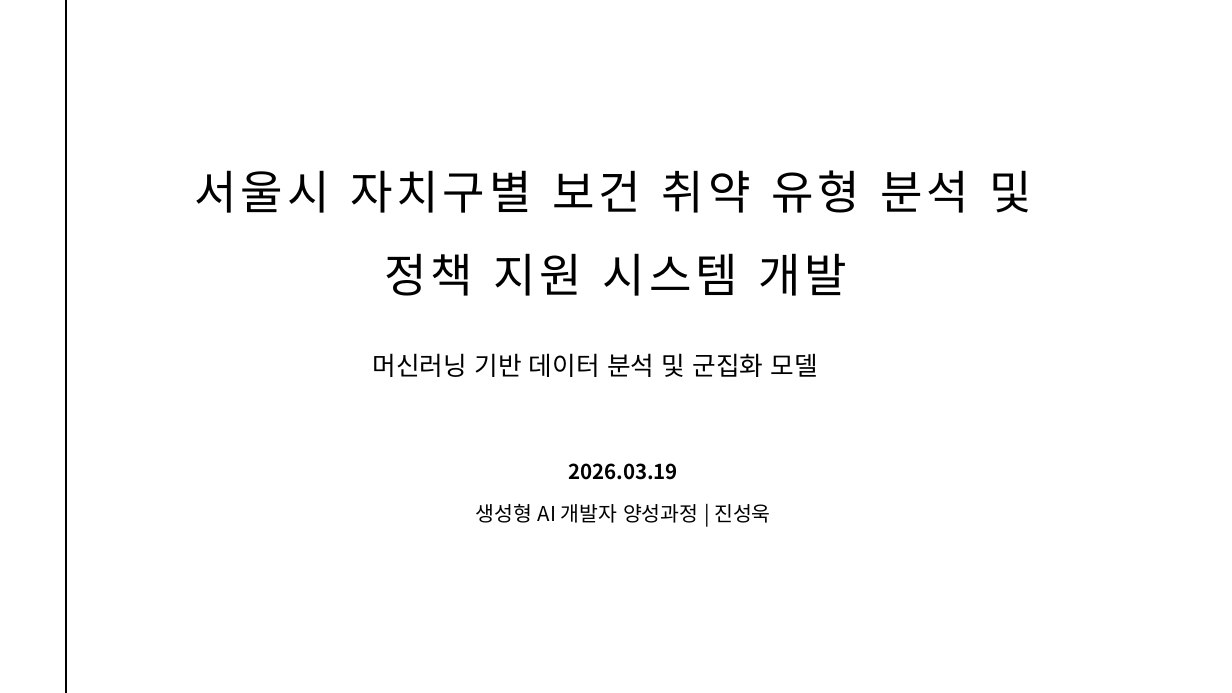
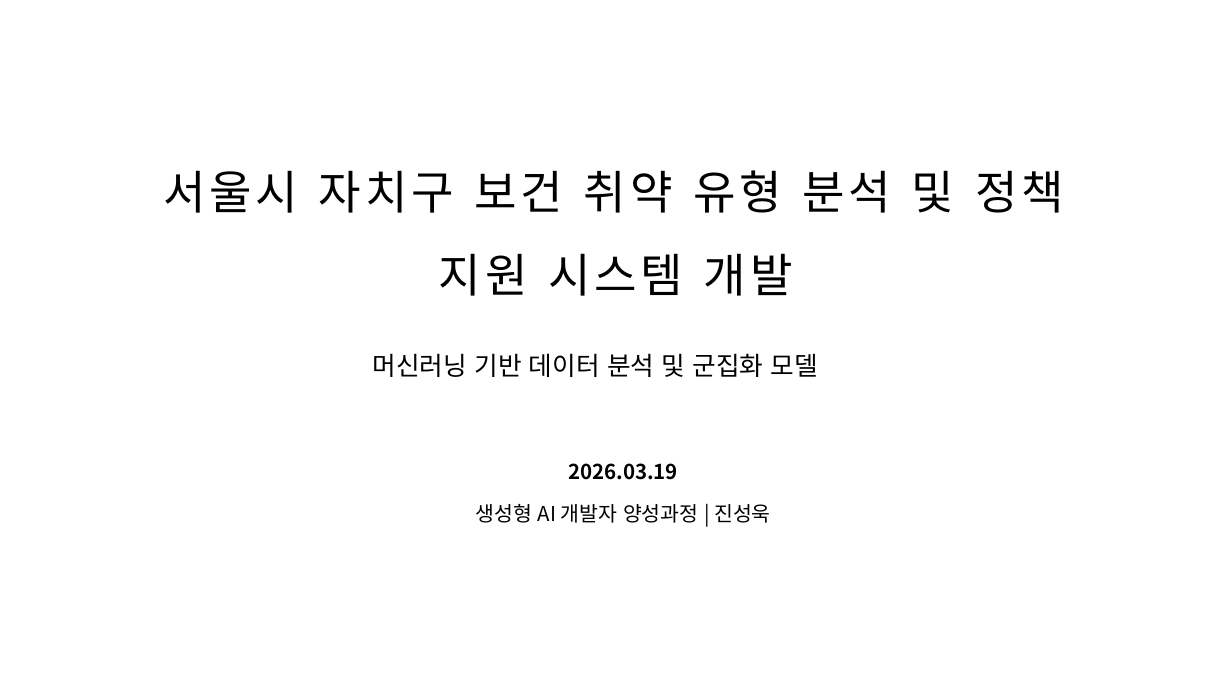
Before and after one commit to seongwook0217/SeongWook, a slide deck: slide 1 of 1차 프로젝트(머신러닝)/1. 기획서.pptx. Drawn at 1232x693 pixels with LibreOffice and Linux fonts; fonts in the diff are those of the drawing. Boxes give left, top, right and bottom in pixels: in the first picture for what was removed or moved away, otherwise in the second. Text is boxed around its words. In the diff, an @@ line names an element or a change of style, - is before the commit and + after.

```diff
--- a/1차 프로젝트(머신러닝)/1. 기획서.pptx
+++ b/1차 프로젝트(머신러닝)/1. 기획서.pptx
@@ line removed from (66, 0) to (66, 693) @@
@@ text at bbox=[163, 170, 1064, 296]: text changed @@
-서울시 자치구별 보건 취약 유형 분석 및 정책 지원 시스템 개발
+서울시 자치구 보건 취약 유형 분석 및 정책 지원 시스템 개발
```
Also in this commit, not shown: 1 other slide changed, 1 other file.
